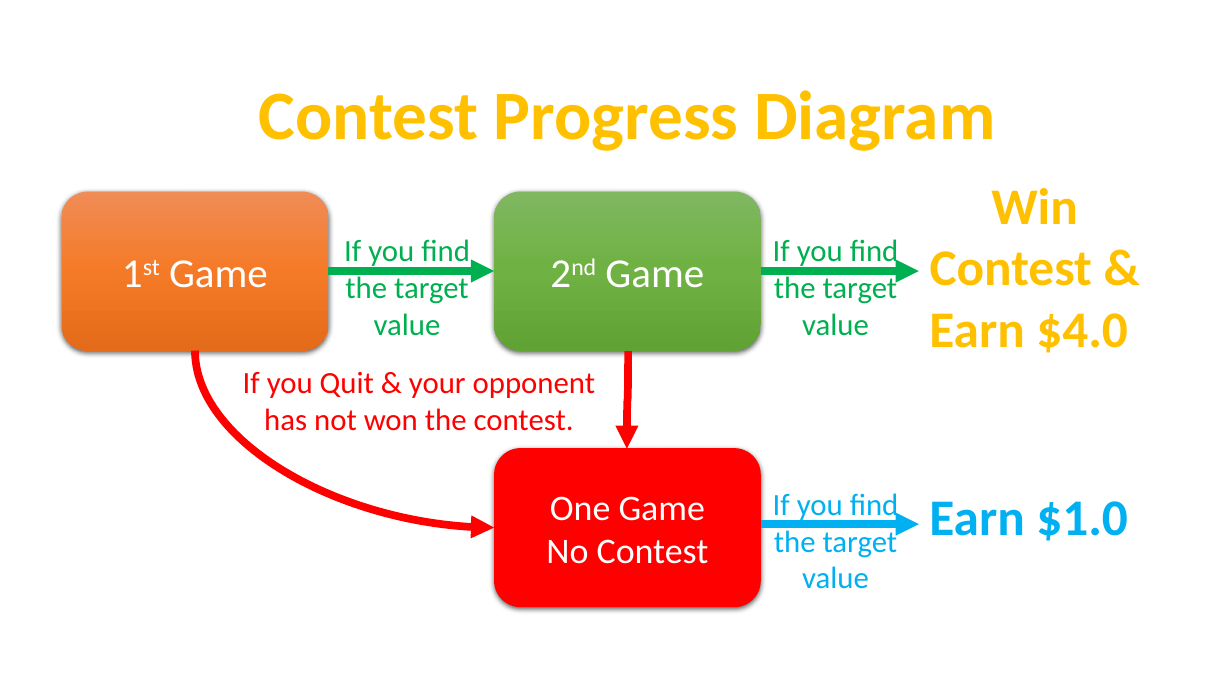
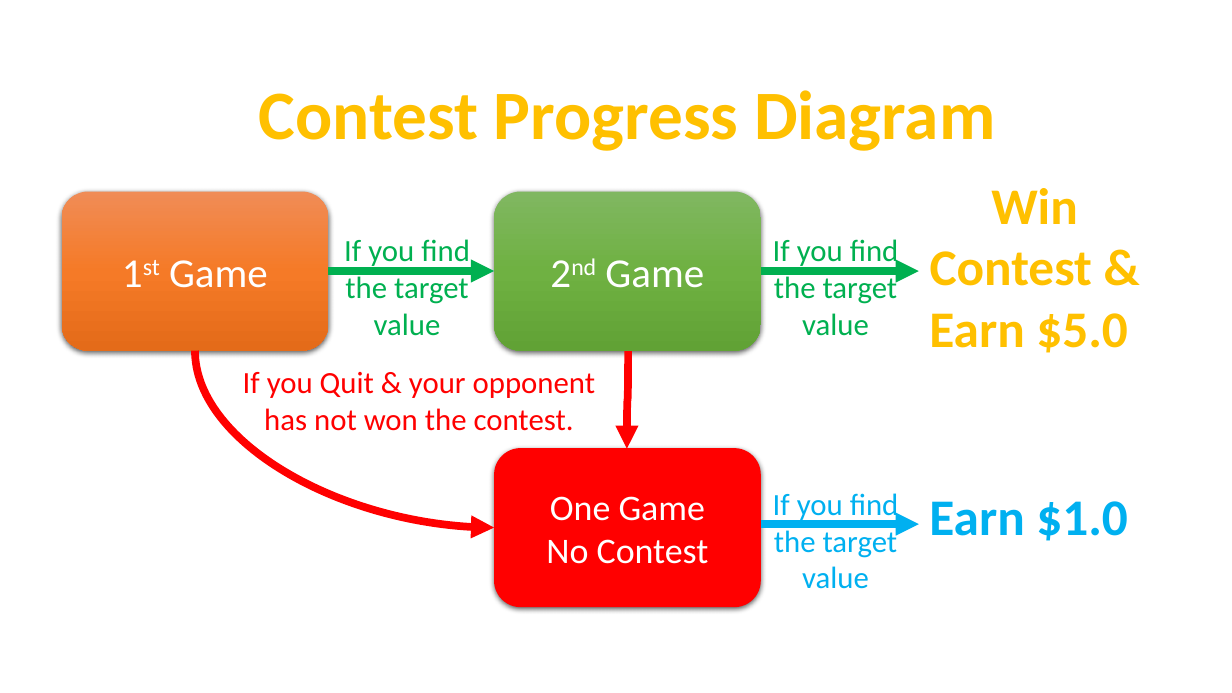
Before and after one commit to ImanYZ/DynamicContest, a slide deck: slide 1 of knapsack/static/knapsack/media/Contest Progress Diagram.pptx. Drawn at 1232x693 pixels with LibreOffice and Linux fonts; fonts in the diff are those of the drawing. Boxes give left, top, right and bottom in pixels: in the first picture for what was removed or moved away, otherwise in the second. Text is boxed around its words. In the diff, an @@ line names an element or a change of style, - is before the commit and + after.

```diff
--- a/knapsack/static/knapsack/media/Contest Progress Diagram.pptx
+++ b/knapsack/static/knapsack/media/Contest Progress Diagram.pptx
@@ text at (929, 251, 1128, 353): text changed @@
-Contest & Earn $4.0
+Contest & Earn $5.0
```
Also in this commit, not shown: 9 other files.
